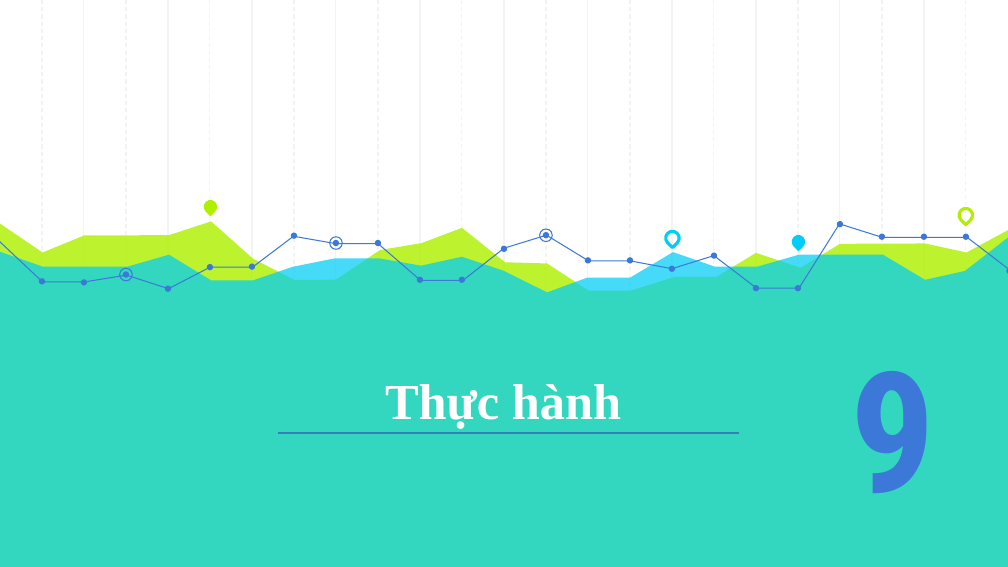
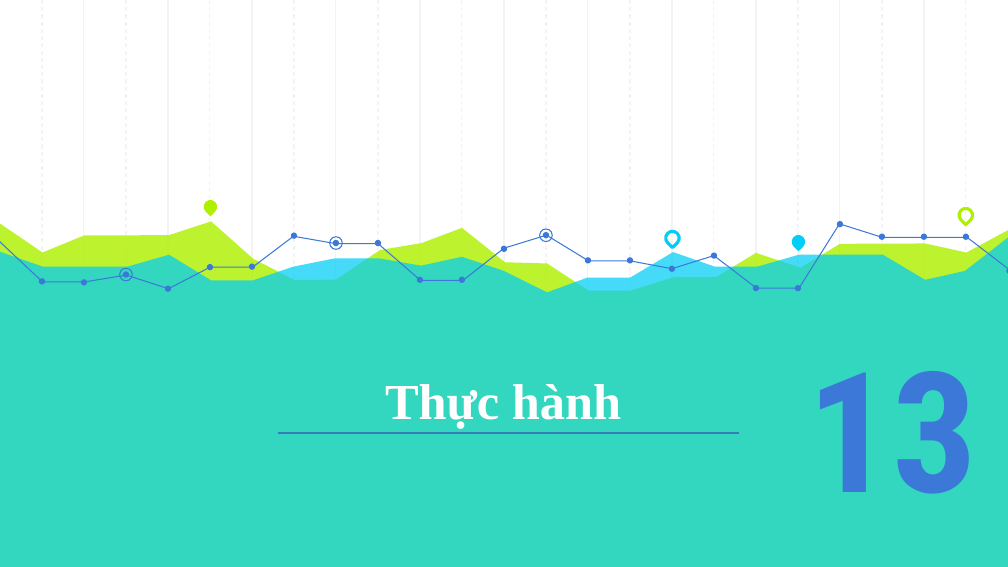
Before and after one commit to thanh13hc/my-first-project, a slide deck: slide 76 of Spring Core.pptx (slide 52 before the commit). Drawn at 1008x567 pixels with LibreOffice and Linux fonts; fonts in the diff are those of the drawing. Boxes give left, top, right and bottom in pixels: in the first picture for what was removed or moved away, otherwise in the second. Text is boxed around its words. In the diff, an @@ line names an element or a change of style, - is before the commit and + after.

```diff
--- a/Spring Core.pptx
+++ b/Spring Core.pptx
@@ text at [808, 371, 978, 494]: text changed @@
-9
+13
```
Also in this commit, not shown: 7 other slides changed, 24 slides added, 3 other files.
